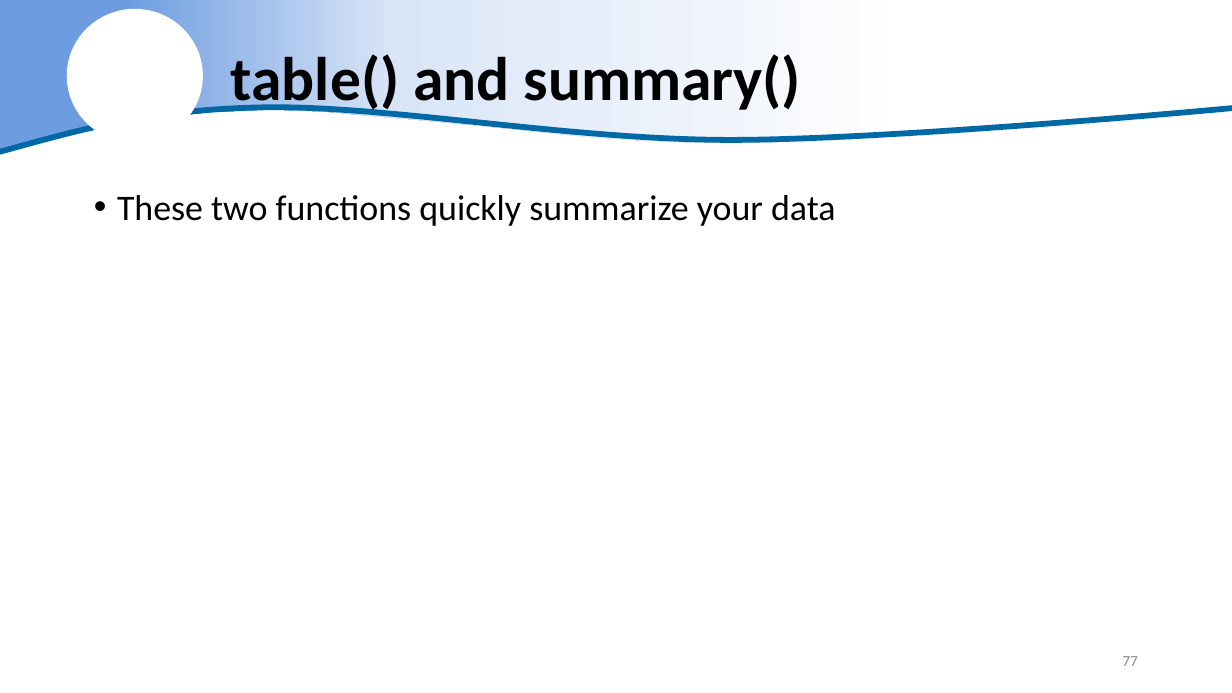
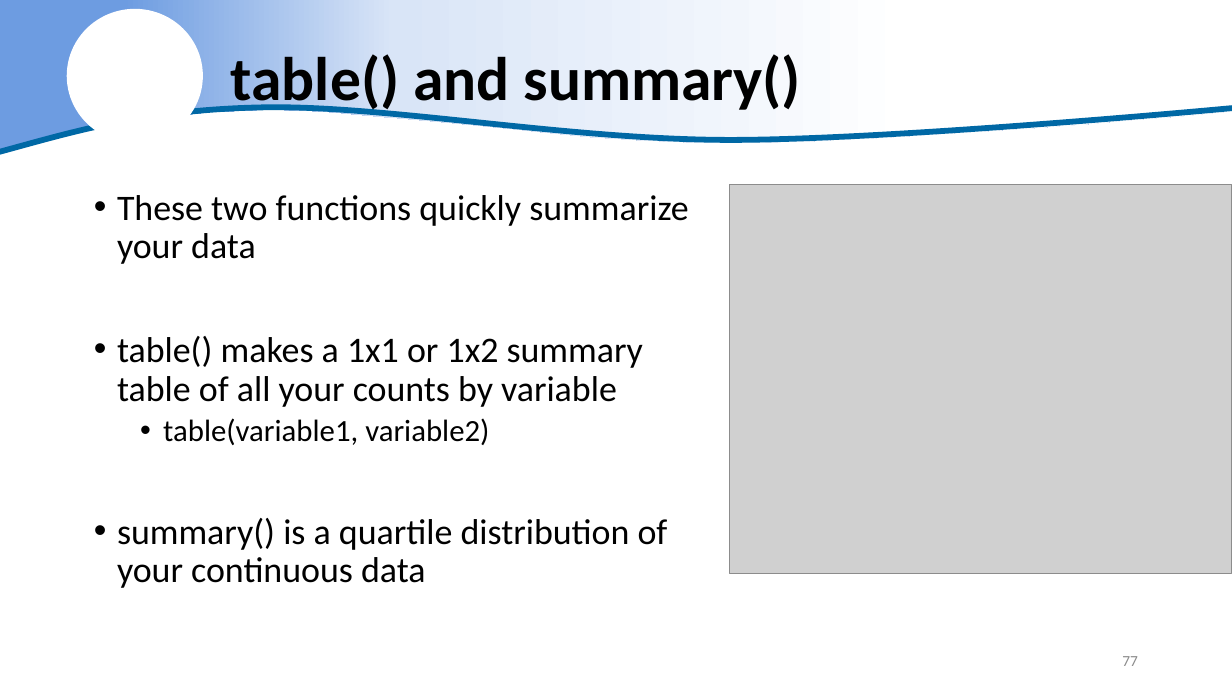
Before and after one commit to justinpriest/R_Intro_ADFG, a slide deck: slide 77 of The Basics of R.pptx. Drawn at 1232x693 pixels with LibreOffice and Linux fonts; fonts in the diff are those of the drawing; grey boxes stand for pictures; background and template pictures are left out. Boxes give left, top, right and bottom in pixels: in the first picture for what was removed or moved away, otherwise in the second. Text is boxed around its words. In the diff, an @@ line names an element or a change of style, - is before the commit and + after.

```diff
--- a/The Basics of R.pptx
+++ b/The Basics of R.pptx
@@ picture added at [730, 185, 1232, 574] @@
@@ text at [117, 336, 668, 588]: paragraphs added @@
+• table() makes a 1x1 or 1x2 summary table of all your counts by variable
+  • table(variable1, variable2)
+• summary() is a quartile distribution of your continuous data
```
Also in this commit, not shown: 5 slides added, 1 slide removed, 1 other file.
